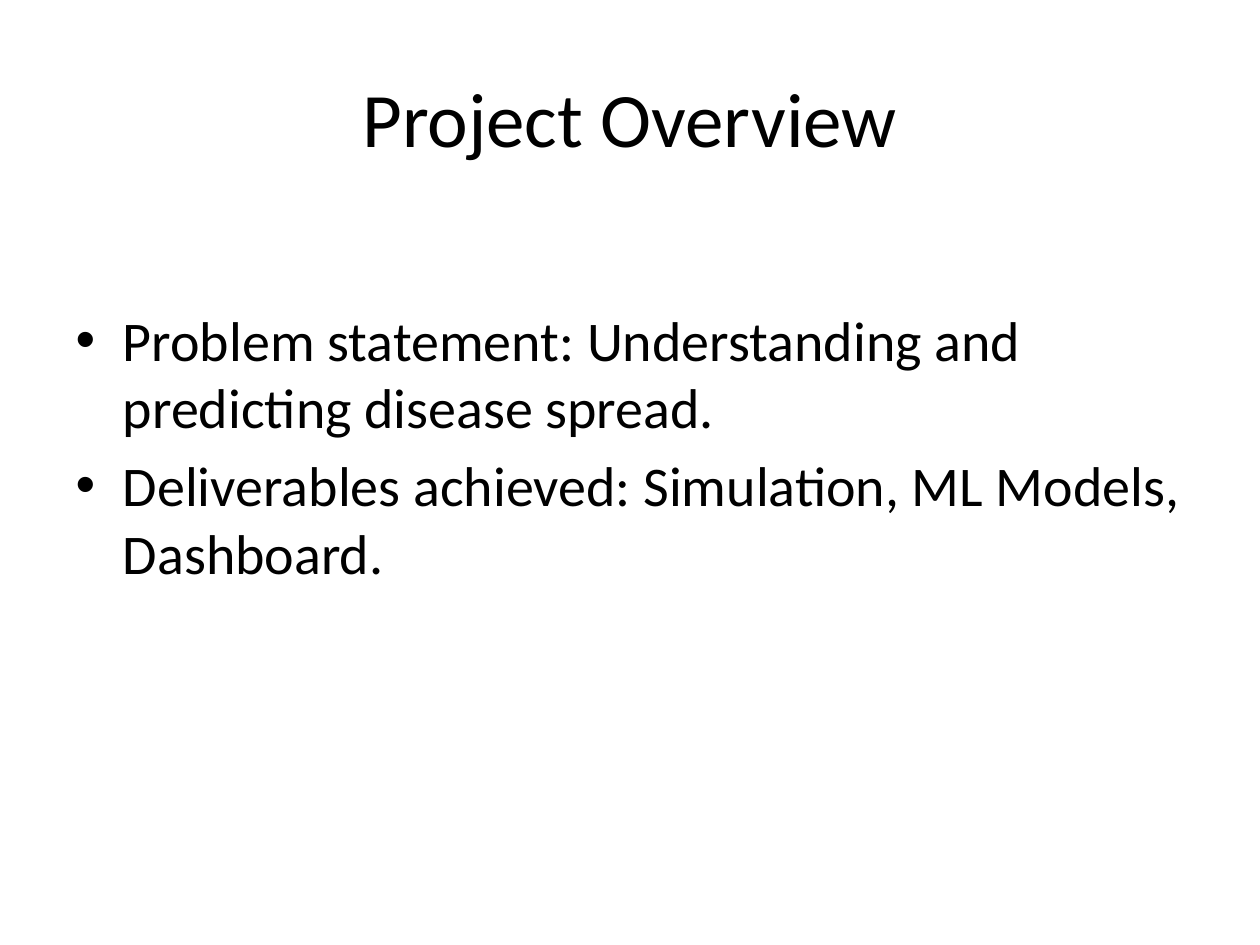
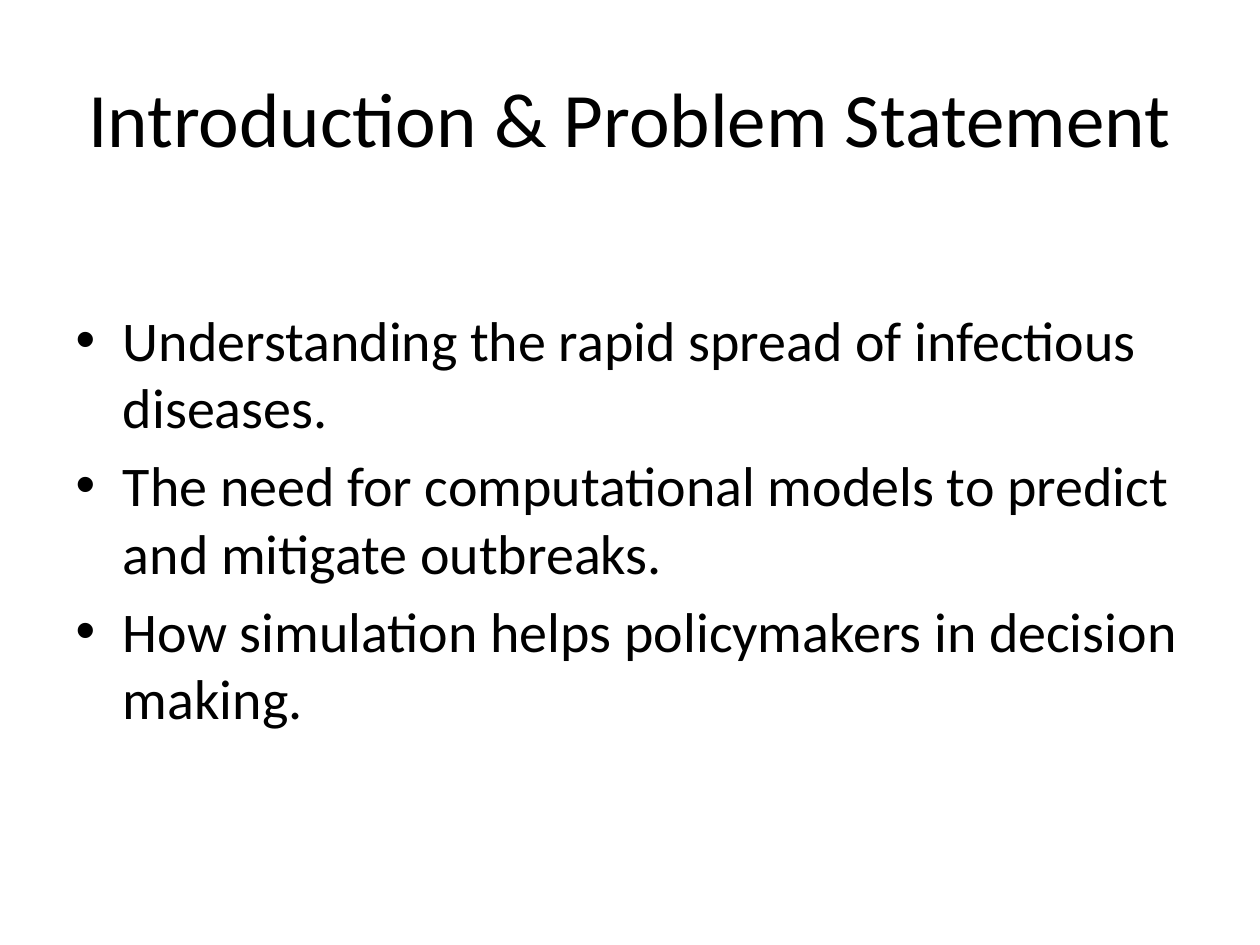
Before and after one commit to Huzyefahwasim/Disease-spread-, a slide deck: slide 2 of docs/Presentation_Slides.pptx. Drawn at 1260x945 pixels with LibreOffice and Linux fonts; fonts in the diff are those of the drawing. Boxes give left, top, right and bottom in pixels: in the first picture for what was removed or moved away, otherwise in the second. Text is boxed around its words. In the diff, an @@ line names an element or a change of style, - is before the commit and + after.

```diff
--- a/docs/Presentation_Slides.pptx
+++ b/docs/Presentation_Slides.pptx
@@ title at (x1=88, y1=93, x2=1170, y2=148): text changed @@
-Project Overview
+Introduction & Problem Statement
@@ text at (x1=123, y1=322, x2=1176, y2=729): text changed @@
-• Problem statement: Understanding and predicting disease spread.
-• Deliverables achieved: Simulation, ML Models, Dashboard.
+• Understanding the rapid spread of infectious diseases.
+• The need for computational models to predict and mitigate outbreaks.
+• How simulation helps policymakers in decision making.
```
Also in this commit, not shown: 4 other slides changed, 6 slides added, 1 slide removed.
